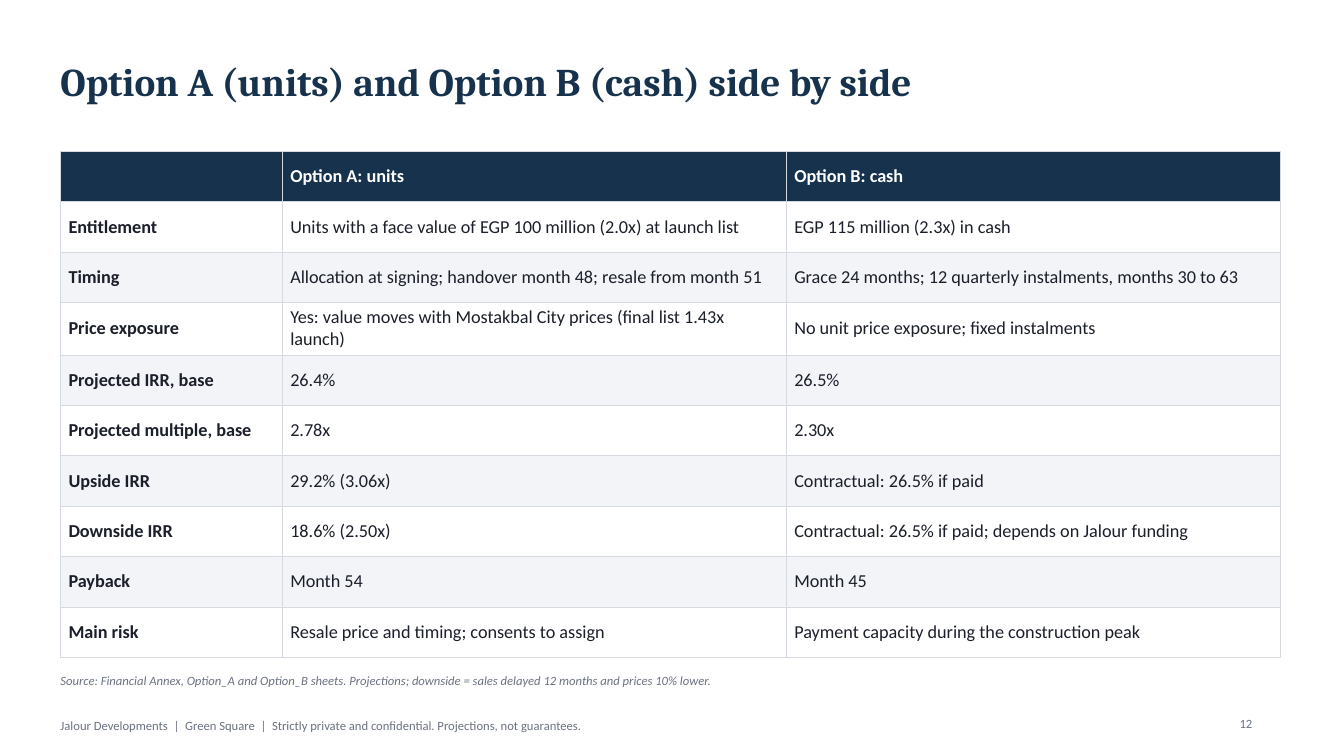
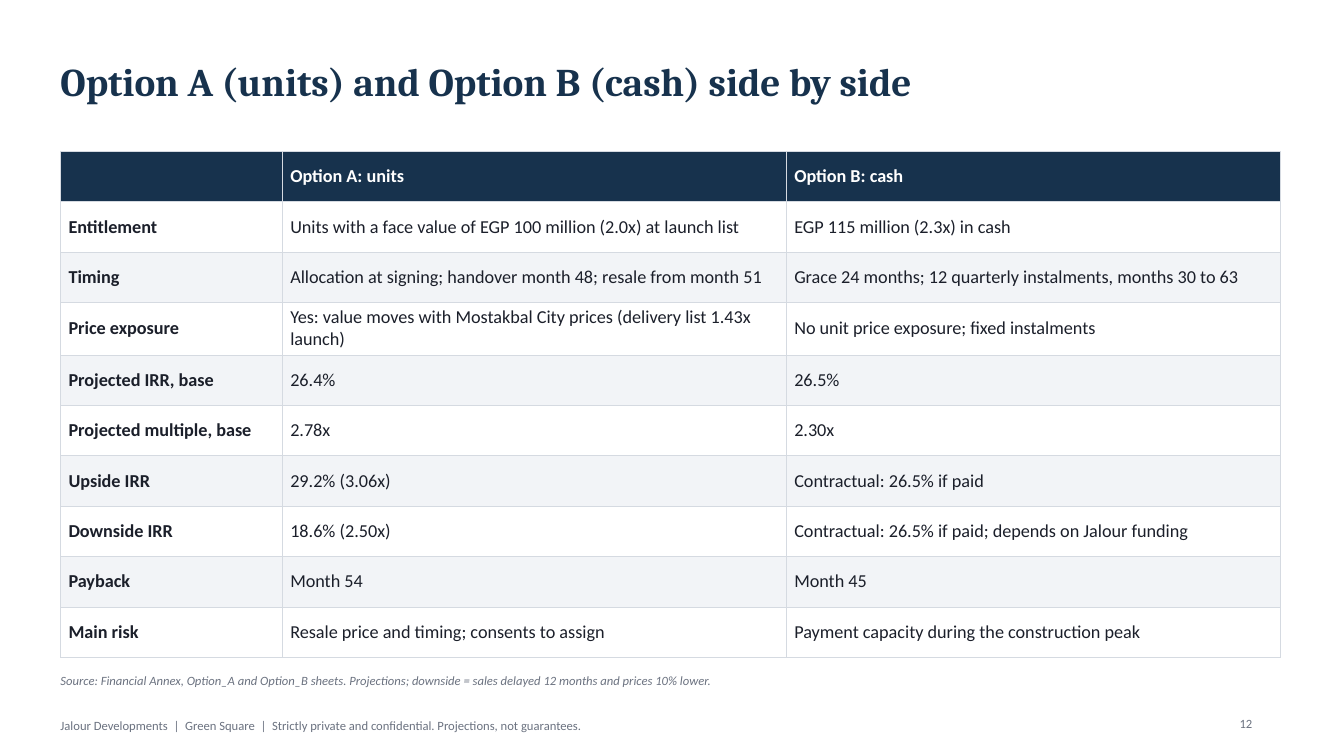
Before and after one commit to abdelnabiii/Jalour_inv_pitch, a slide deck: slide 12 of output/GS_050M/Deck.pptx. Drawn at 1344x756 pixels with LibreOffice and Linux fonts; fonts in the diff are those of the drawing. Boxes give left, top, right and bottom in pixels: in the first picture for what was removed or moved away, otherwise in the second. Text is boxed around its words. In the diff, an @@ line names an element or a change of style, - is before the commit and + after.

```diff
--- a/output/GS_050M/Deck.pptx
+++ b/output/GS_050M/Deck.pptx
@@ table at [60,151,1280,645] @@
-row 4, column 2: Yes: value moves with Mostakbal City prices (final list 1.43x launch)
+row 4, column 2: Yes: value moves with Mostakbal City prices (delivery list 1.43x launch)
```
Also in this commit, not shown: 7 other slides changed, 47 other files.
